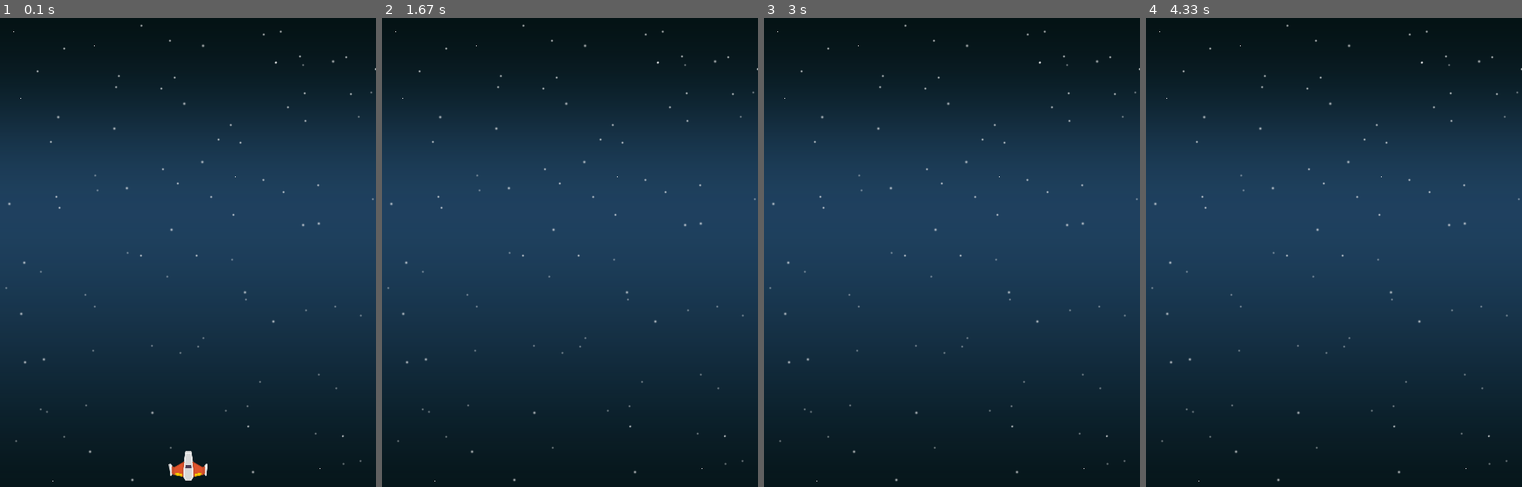
Above: before the commit, frames 1-4 (left to right).
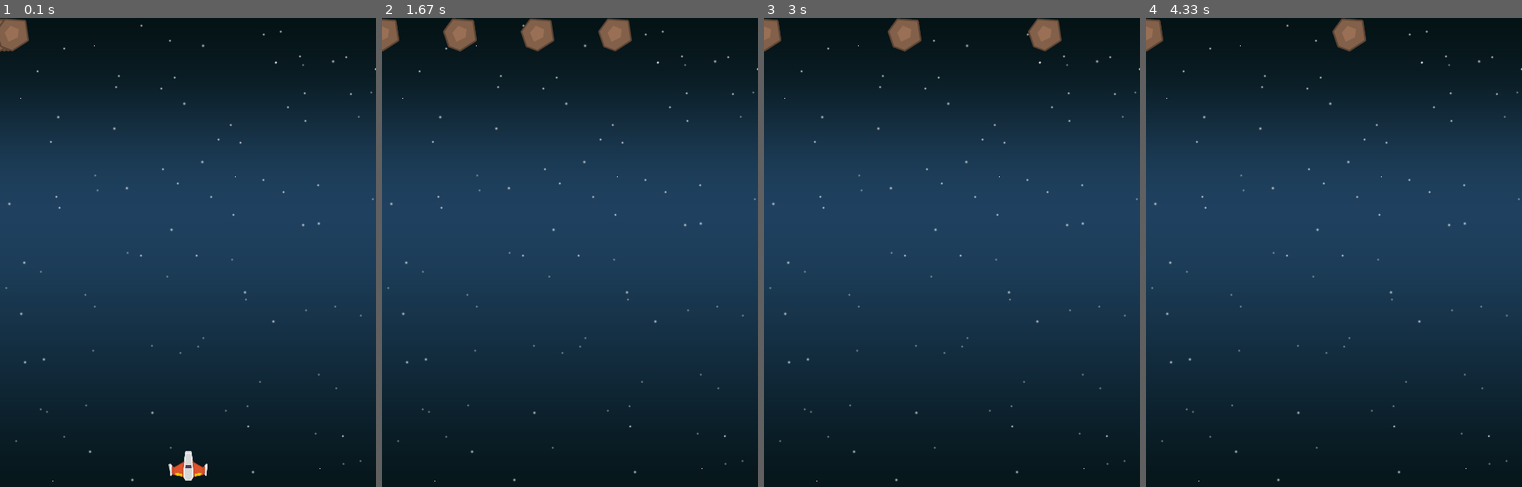
Above: after the commit, the same moments.

Repository: jzsiggy/Pygame
Game: pygame game, started from Asteroids/assets/asteroids-base.py
Two runs of this game, one before a commit and one after it. Both use one fixed random seed, a clock stepped at 60 frames per second and the inputs below.
Inputs:
- Up to frame 1 (0.1 s): no input
- Up to frame 2 (1.67 s): hold Right 0.33-0.8 s; hold Right 0.83-1.3 s; hold Left from 1.33 s (still down)
- Up to frame 3 (3 s): release Left at 1.87 s; hold Left 1.9-2.3 s; hold Right 2.33-2.97 s
- Up to frame 4 (4.33 s): hold Left 3-3.47 s; hold Right 3.5-3.97 s; hold Right from 4 s (still down)

The runs differ from the first frame. In frame 1, 0.5% of the frame differs, in the area x 0-8%, y 0-8%; in frame 2, 1.7%, in the area x 0-67%, y 0-8%; in frame 3, 1.2%; in frame 4, 0.7%.

Commit message:
Adding meteors

Diff:
--- a/Asteroids/assets/asteroids-base.py
+++ b/Asteroids/assets/asteroids-base.py
@@ -3,6 +3,7 @@
 # Importando as bibliotecas necessárias.
 import pygame
 from os import path
+import random
 
 # Estabelece a pasta que contem as figuras.
 img_dir = path.join(path.dirname(__file__), 'img')
@@ -48,6 +49,28 @@
         #     self.rect.right = 0
 
 
+class Mob(pygame.sprite.Sprite):
+    def __init__(self):
+        pygame.sprite.Sprite.__init__(self)
+
+        meteor_img = pygame.image.load(path.join(img_dir, "meteorBrown_med1.png"))
+        self.image = meteor_img
+        self.image.set_colorkey(BLACK)
+
+        self.rect = self.image.get_rect()
+
+        # self.rect.centerx = random.randint(0, WIDTH)
+        # self.rect.bottom = random.randint(-100, -40)
+        self.rect.centerx=0
+        self.rect.top=0
+
+        self.speedx = random.randint(-3, 3)
+        self.speedy = random.randint(2, 9)
+
+    def update(self):
+        self.rect.x += self.speedx
+
+
 
 
 # Inicialização do Pygame.
@@ -72,6 +95,14 @@
 
 all_sprites = pygame.sprite.Group()
 all_sprites.add(player)
+
+all_meteors = pygame.sprite.Group()
+
+for i in range(8):
+    meteor = Mob()
+    all_meteors.add(meteor)
+    all_sprites.add(meteor)
+
 
 
 # Comando para evitar travamentos.
Not shown, added: .gitignore
